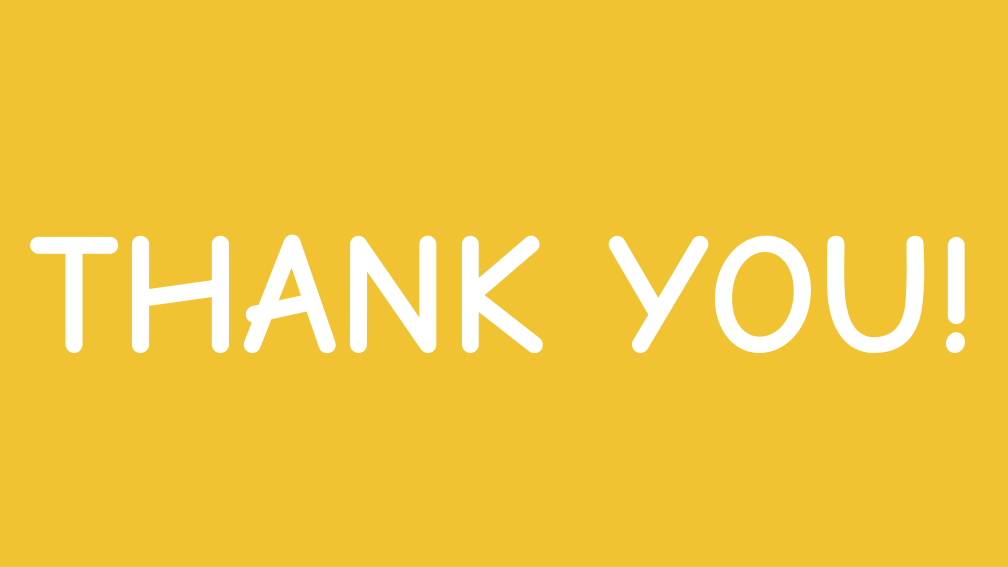
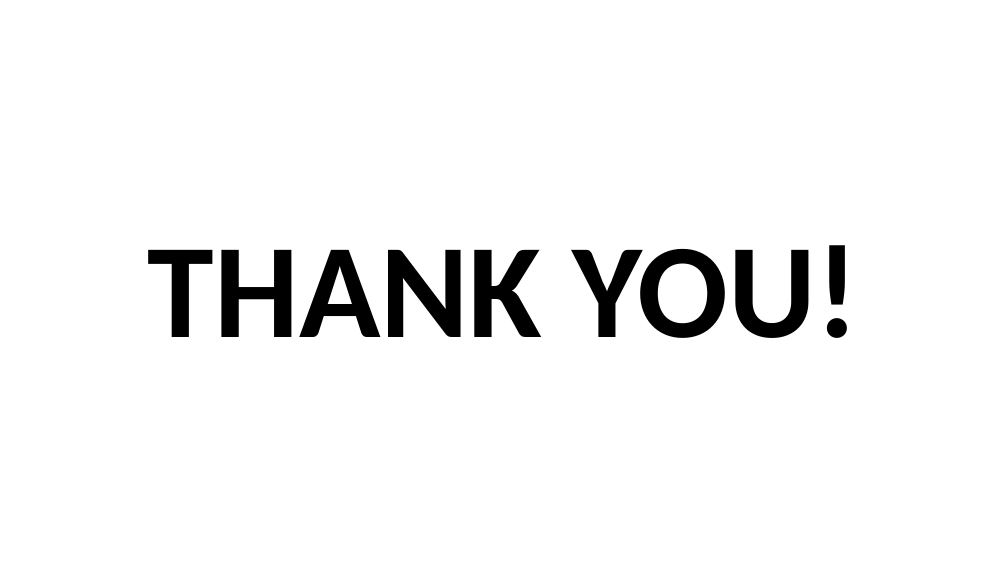
Before and after one commit to Elsamarsantos/PharmaFriend, a slide deck: slide 14 of PharmaFriend.pptx (slide 15 before the commit). Drawn at 1008x567 pixels with LibreOffice and Linux fonts; fonts in the diff are those of the drawing; background and template pictures are left out. Boxes give left, top, right and bottom in pixels: in the first picture for what was removed or moved away, otherwise in the second. Text is boxed around its words. In the diff, an @@ line names an element or a change of style, - is before the commit and + after.

```diff
--- a/PharmaFriend.pptx
+++ b/PharmaFriend.pptx
@@ title "THANK YOU!": place and size @@
-title "THANK YOU!" at box(0, 0, 1008, 566)
+title "THANK YOU!" at box(148, 245, 860, 338)
@@ title "THANK YOU!" at box(148, 245, 860, 338): size 123 to 96 pt, font Comic Neue to Calibri, text colour #FFFFFF to #000000; fill #F1C232 to none @@
```
Also in this commit, not shown: 13 other slides changed, 1 slide removed, 2 other files.
